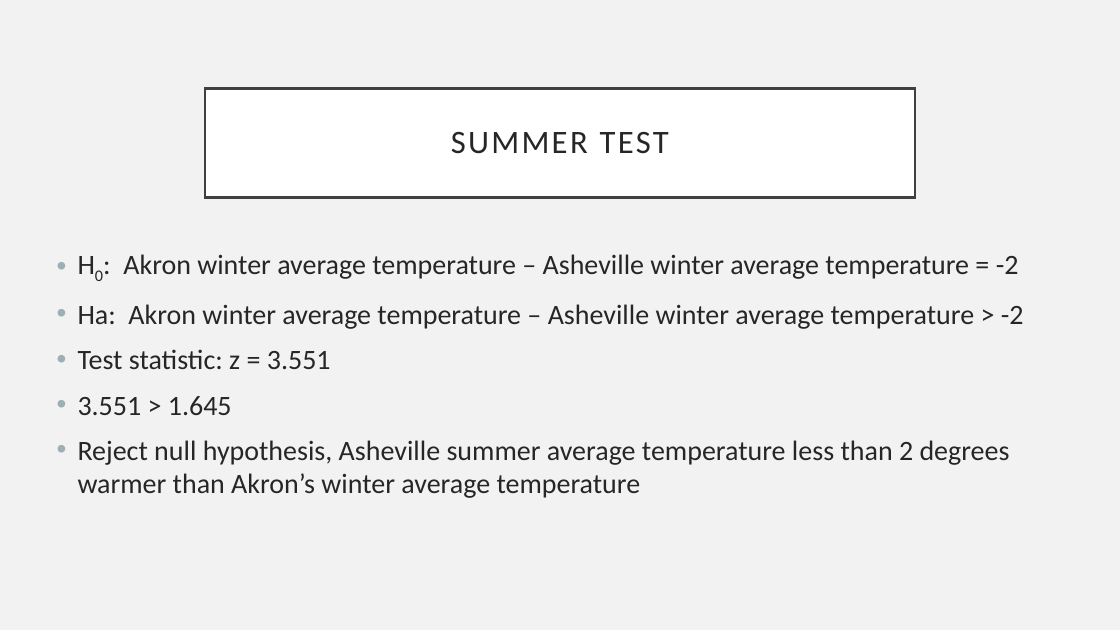
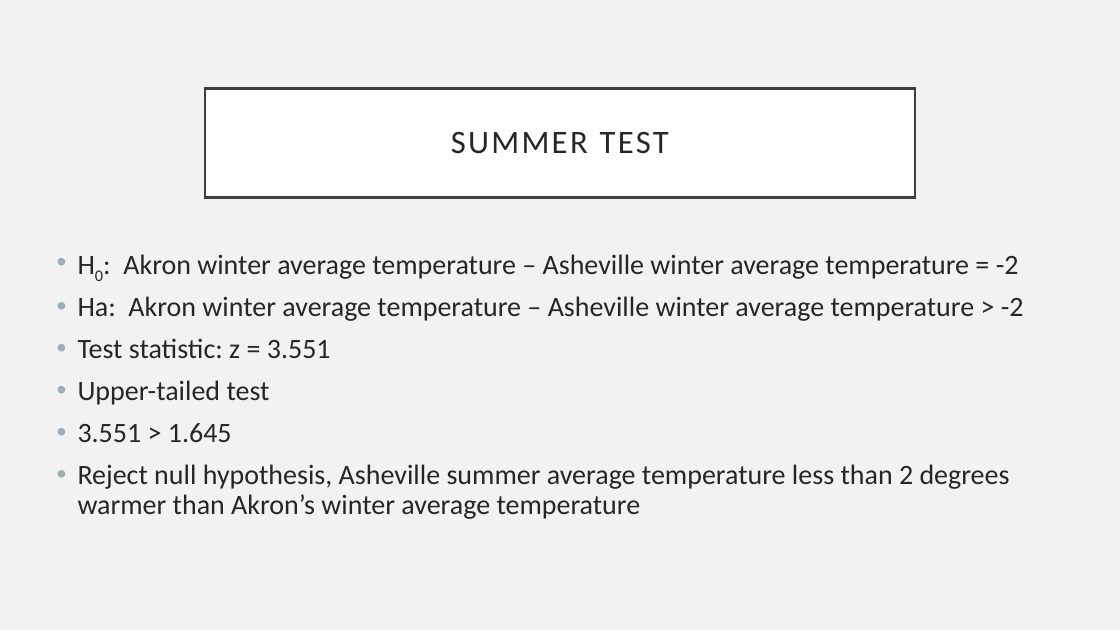
Before and after one commit to EricMaibach/AkronAshevilleWeatherAnalysis, a slide deck: slide 23 of AkronAshevillePresentation.pptx. Drawn at 1120x630 pixels with LibreOffice and Linux fonts; fonts in the diff are those of the drawing. Boxes give left, top, right and bottom in pixels: in the first picture for what was removed or moved away, otherwise in the second. Text is boxed around its words. In the diff, an @@ line names an element or a change of style, - is before the commit and + after.

```diff
--- a/AkronAshevillePresentation.pptx
+++ b/AkronAshevillePresentation.pptx
@@ text at bbox=[78, 254, 1024, 519]: line spacing 1 to 0.9 @@
@@ text at bbox=[78, 380, 270, 405]: paragraph added @@
+• Upper-tailed test
```
Also in this commit, not shown: 8 other slides changed.
